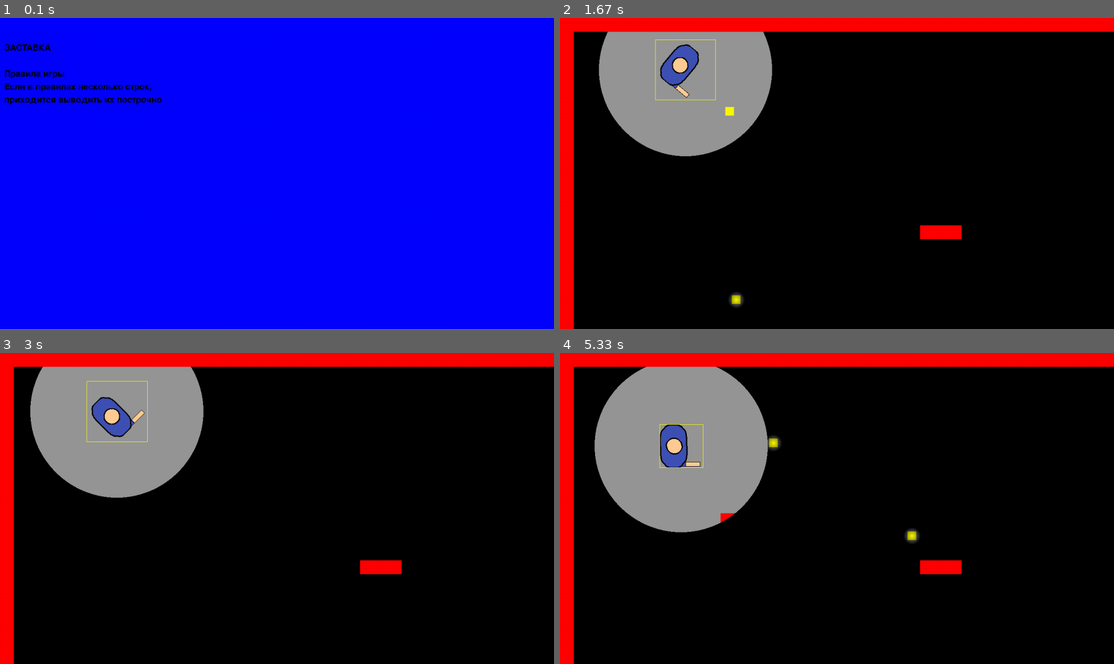
Above: before the commit, frames 1-4 (two rows, left to right).
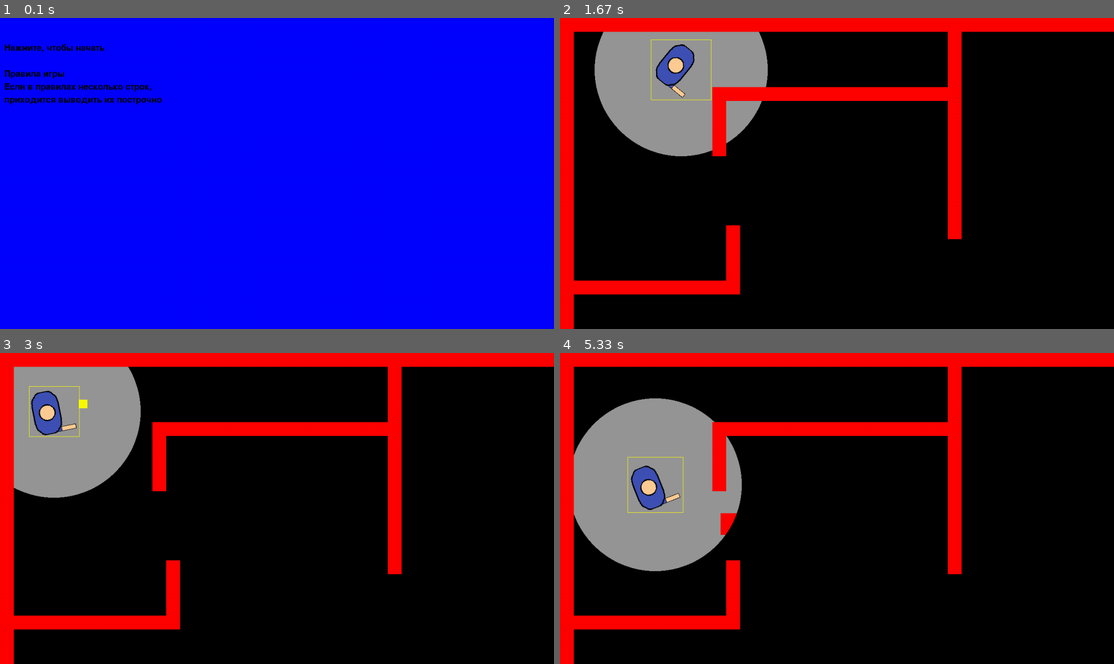
Above: after the commit, the same moments.

Repository: samsadlonka/yandex_pygame_project
Game: pygame game, started from main.py
The game is run twice, just before and just after one commit, with the same random seed, the same clock (stepped at 60 frames per second) and the same inputs.
Inputs (mouse positions are in pixels of both pictures, inside the frame that each line leads up to):
- Up to frame 1 (0.1 s): no input
- Up to frame 2 (1.67 s): click (837, 173) at 0.38 s; hold Right 0.67-1.13 s; move the mouse to (814, 185) at 0.7 s; click (704, 176) at 1.22 s; hold Up from 1.5 s (still down); click (892, 241) at 1.58 s
- Up to frame 3 (3 s): release Up at 1.8 s; hold Right 1.83-2.3 s; click (105, 580) at 1.92 s; hold Left 2.33-2.87 s; click (481, 617) at 2.42 s; hold Down from 2.9 s (still down); click (132, 393) at 2.98 s
- Up to frame 4 (5.33 s): release Down at 3.2 s; hold Left 3.23-3.63 s; click (704, 446) at 3.32 s; hold Up 3.67-4.03 s; click (809, 589) at 3.75 s; hold Right 4.07-4.7 s; click (837, 545) at 4.15 s; hold Down 4.73-5.1 s; click (1047, 626) at 4.82 s; hold Left from 5.13 s (still down); click (759, 443) at 5.22 s

The runs differ from the first frame. In frame 1, 0.3% of the frame differs, in the area x 0-19%, y 8-12%; in frame 2, 7.5%; in frame 3, 14%; in frame 4, 16%, in the area x 2-73%, y 4-89%.

Commit message:
добавила звук убийства игрока, новая карта(normal map)

Diff:
--- /dev/null
+++ b/levels/normal map.txt
@@ -0,0 +1,38 @@
+---------------------------------------------------------------------------------------------------
+-                           -              -                                                      -
+-                           -              -                                                      -
+-                           -              -                                                      -
+-                           -              -                                                      -
+-          ------------------              -                                                      -
+-          -                -              ----------------------------------------               -
+-          -                -                                                     -----           -
+-          -                -                                                     -               -
+-          -                -                                                     -               -
+-                           -                                                     -               -
+-                           -                                                     -               -
+-                           -              ---------------                        -               -
+-                           -              -             -                        -               -
+-                           -              -             -                        -               -
+-           -               -              -             -                        -        ----   -
+-           -                              -             -           -            -               -
+-           -                              -             -           -            -               -
+-           -                              -             -           -            -               -
+-------------                              -             -           -            -               -
+-                                          -             -           -            -               -
+-                                          -             -           -            -               -
+-                                          -                         -            -               -
+-                                          -                         -            -               -
+-                                          -                         -            -       -- --   -
+-----------------------------              -                         -            -               -
+-                                          -                         -            -               -
+-                                          -                         -            -               -
+-                                          -                         -            -               -
+-                                          -            -            -            -               -
+-                                          -            -            -            -         --- ---
+-------------------          -     --  -----            -            -                            -
+-                            -             -            -            -                            -
+-                            -             -            -            -                            -
+-                            -             -            -            -                            -
+-                            -             -            -            -                            -
+-                            -             -            -            -                            -
+---------------------------------------------------------------------------------------------------
--- a/main.py
+++ b/main.py
@@ -110,6 +110,7 @@
         self.mask = pygame.mask.from_surface(self.image)
 
         self.shoot_sound = load_sound('pew.wav')
+        self.kill_sound = load_sound('kill.wav')
 
         self.rect = pygame.Rect(x, y + 20, self.image.get_width(), self.image.get_height())
 
@@ -156,6 +157,7 @@
         self.bullets_collide()
 
         if self.health <= 0:
+            self.kill_sound.play()
             self.kill()
 
         if mouse_btns[0] and self.can_shoot_flag:
@@ -210,10 +212,10 @@
         # для проверки нужна реальная позиция мыши(в координатах игры, а не окна)
         if real_pos[0] > self.rect.right or real_pos[0] < self.rect.left:
             bullet = Bullet(self.shoot_pos_now, real_pos, (bullets_group, all_sprites))
-            self.shoot_sound.play()
+            pygame.mixer.find_channel(True).play(self.shoot_sound)
         elif real_pos[1] > self.rect.bottom or real_pos[1] < self.rect.top:
             bullet = Bullet(self.shoot_pos_now, real_pos, (bullets_group, all_sprites))
-            self.shoot_sound.play()
+            pygame.mixer.find_channel(True).play(self.shoot_sound)
 
 
 class Enemy(pygame.sprite.Sprite):
@@ -370,7 +372,7 @@
 
 
 def start_screen():
-    intro_text = ["ЗАСТАВКА", "",
+    intro_text = ["Нажмите, чтобы начать", "",
                   "Правила игры",
                   "Если в правилах несколько строк,",
                   "приходится выводить их построчно"]
@@ -401,7 +403,7 @@
 
 
 def main():
-    level = load_level('test.txt')
+    level = load_level('normal map.txt')
     game_over_pic = load_image('game_over.png')
     game_over_pic = pygame.transform.scale(game_over_pic, WINDOW_SIZE)
 
Not shown, added: data/kill.wav
Not shown, added: data/move_sound.wav
